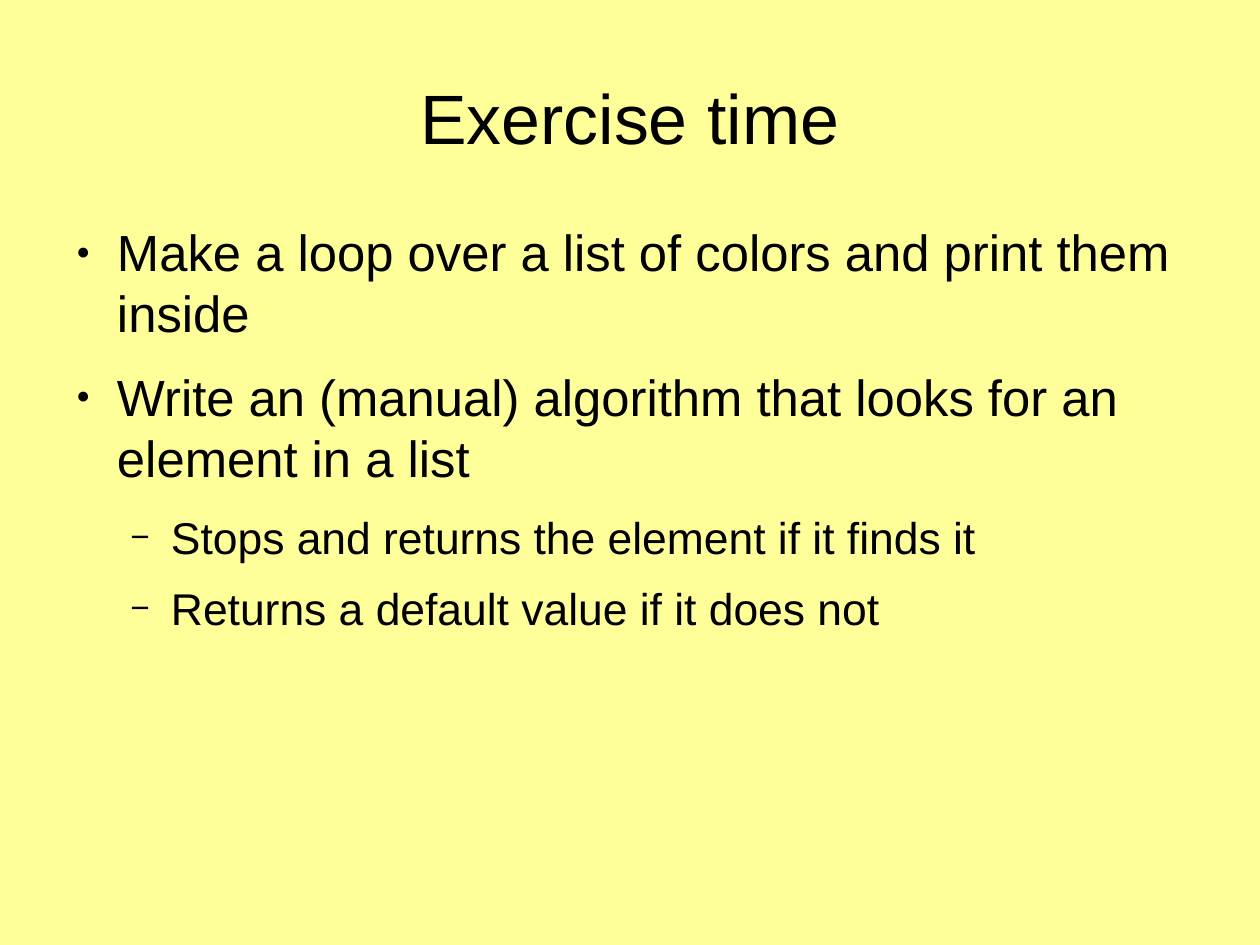
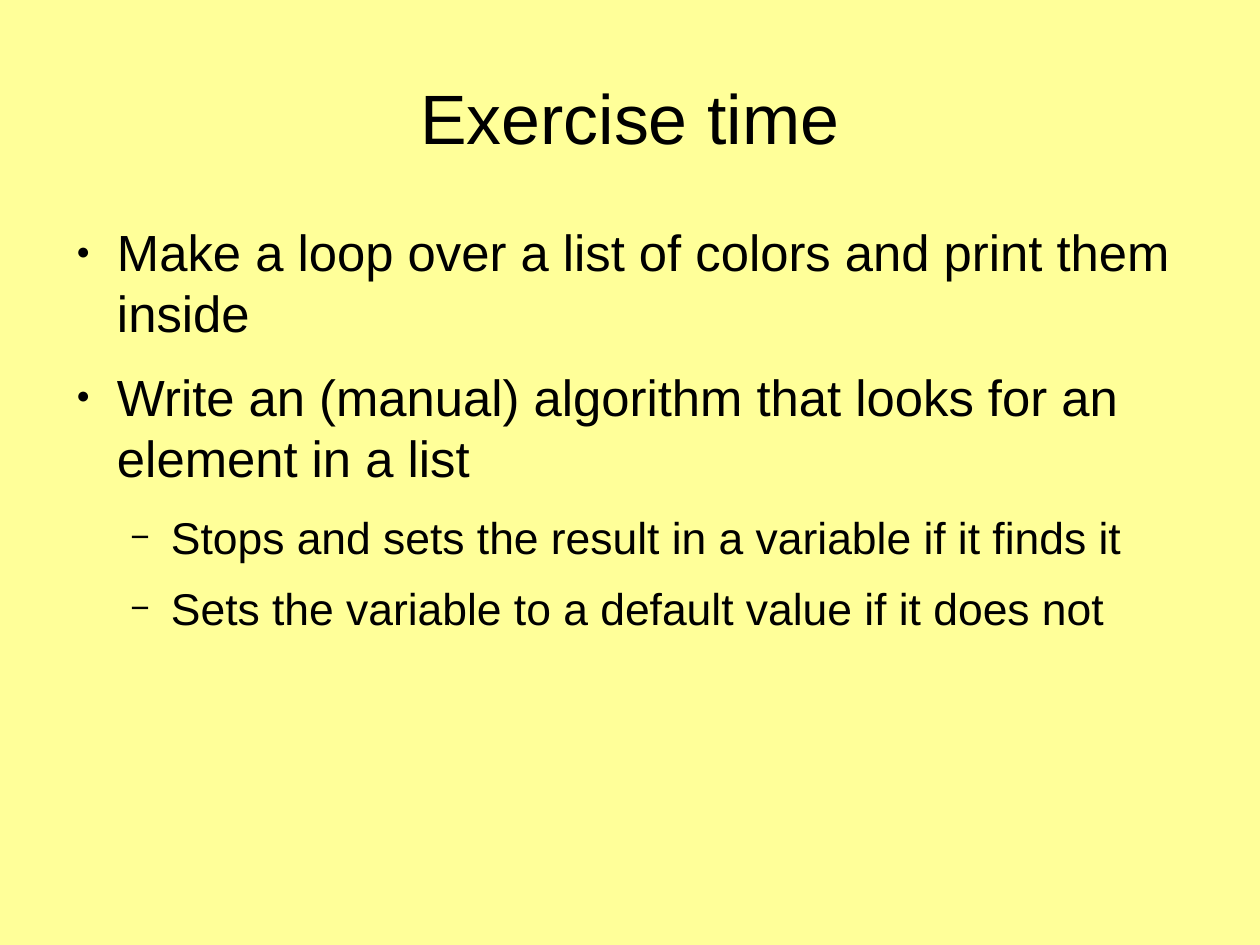
Before and after one commit to KennethNielsen/presentations, a slide deck: slide 68 of python/part1/part1_with_theme.odp (slide 66 before the commit). Drawn at 1260x945 pixels with LibreOffice and Linux fonts; fonts in the diff are those of the drawing. Boxes give left, top, right and bottom in pixels: in the first picture for what was removed or moved away, otherwise in the second. Text is boxed around its words. In the diff, an @@ line names an element or a change of style, - is before the commit and + after.

```diff
--- a/python/part1/part1_with_theme.odp
+++ b/python/part1/part1_with_theme.odp
@@ text at <box>171,521,1121,626</box>: text changed @@
-  − Stops and returns the element if it finds it
-  − Returns a default value if it does not
+  − Stops and sets the result in a variable if it finds it
+  − Sets the variable to a default value if it does not
```
Also in this commit, not shown: 37 other slides changed, 3 slides added, 4 slides removed, 1 other file.
